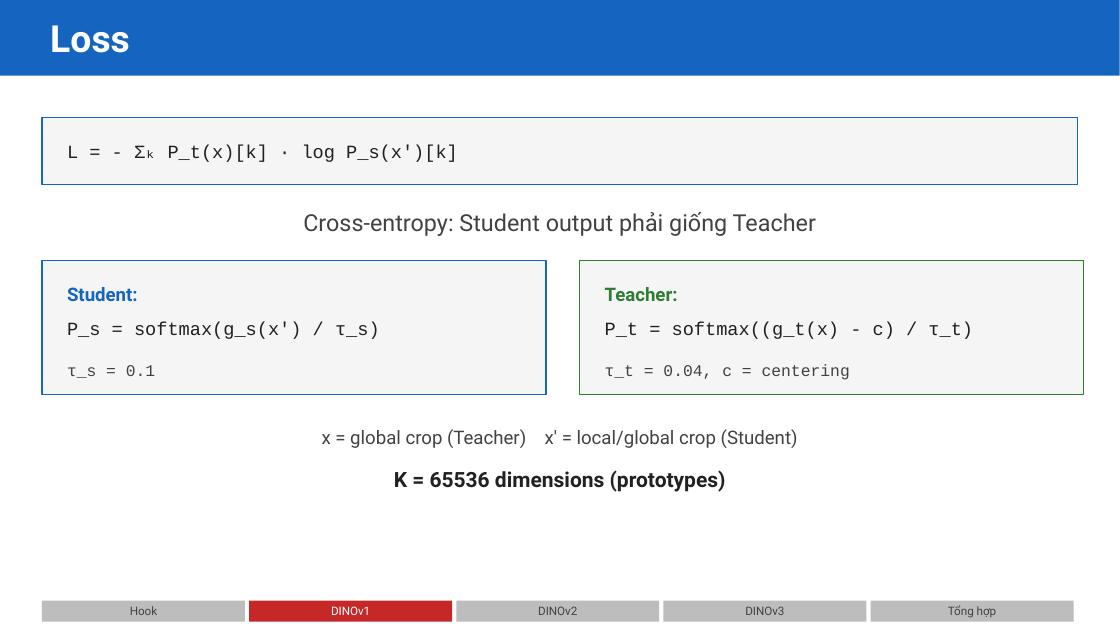
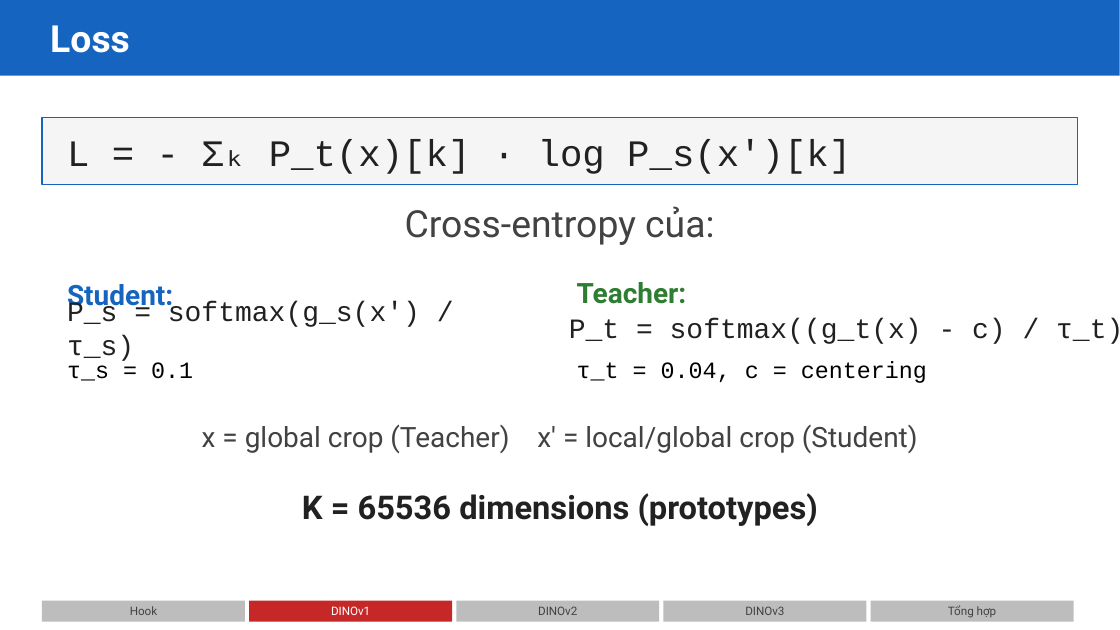
Before and after one commit to nmnhut-it/Dino, a slide deck: slide 11 of DINO_Seminar_v69.1.pptx (slide 10 before the commit). Drawn at 1120x630 pixels with LibreOffice and Linux fonts; fonts in the diff are those of the drawing. Boxes give left, top, right and bottom in pixels: in the first picture for what was removed or moved away, otherwise in the second. Text is boxed around its words. In the diff, an @@ line names an element or a change of style, - is before the commit and + after.

```diff
--- a/DINO_Seminar_v69.1.pptx
+++ b/DINO_Seminar_v69.1.pptx
@@ text "L = - Σₖ P_t(x)[k] ..." at (67,139,851,174): size 16 to 32 pt @@
@@ text at (405,206,714,245): text changed; size 20 to 32 pt @@
-Cross-entropy: Student output phải giống Teacher
+Cross-entropy của:
@@ rectangle removed at (42,260,546,395) @@
@@ rectangle removed at (580,260,1084,395) @@
@@ text "Teacher:": place and size @@
-text "Teacher:" at (605,287,678,301)
+text "Teacher:" at (577,282,687,304)
@@ size 16 to 24 pt in 5 elements at (67,284,173,312), (67,302,420,361), (202,424,918,453), (577,282,687,304), (569,318,1120,344) @@
@@ text "P_t = softmax((g_t(x) - c) ...": place and size @@
-text "P_t = softmax((g_t(x) - c) ..." at (605,322,973,339)
+text "P_t = softmax((g_t(x) - c) ..." at (569,318,1120,344)
@@ text "τ_s = 0.1" at (67,362,193,381): size 14 to 20 pt, text colour #424242 to #000000 @@
@@ text "τ_t = 0.04, c = ..." at (577,362,927,383): size 14 to 20 pt, text colour #424242 to #000000 @@
@@ text "τ_t = 0.04, c = ...": place and size @@
-text "τ_t = 0.04, c = ..." at (605,364,850,380)
+text "τ_t = 0.04, c = ..." at (577,362,927,383)
@@ text "K = 65536 dimensions (prototypes)": place and size @@
-text "K = 65536 dimensions (prototypes)" at (394,470,726,492)
+text "K = 65536 dimensions (prototypes)" at (302,493,818,526)
@@ text "K = 65536 dimensions (prototypes)" at (302,493,818,526): size 18 to 28 pt @@
```
Also in this commit, not shown: 1 other slide changed, 3 slides added, 13 slides removed, 2 other files.
